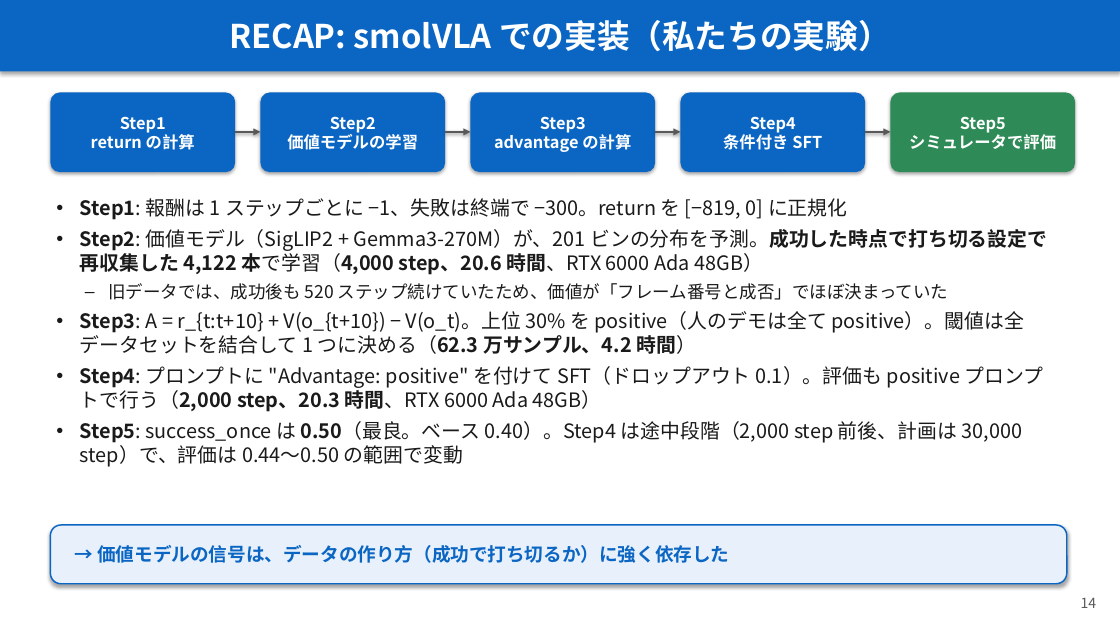
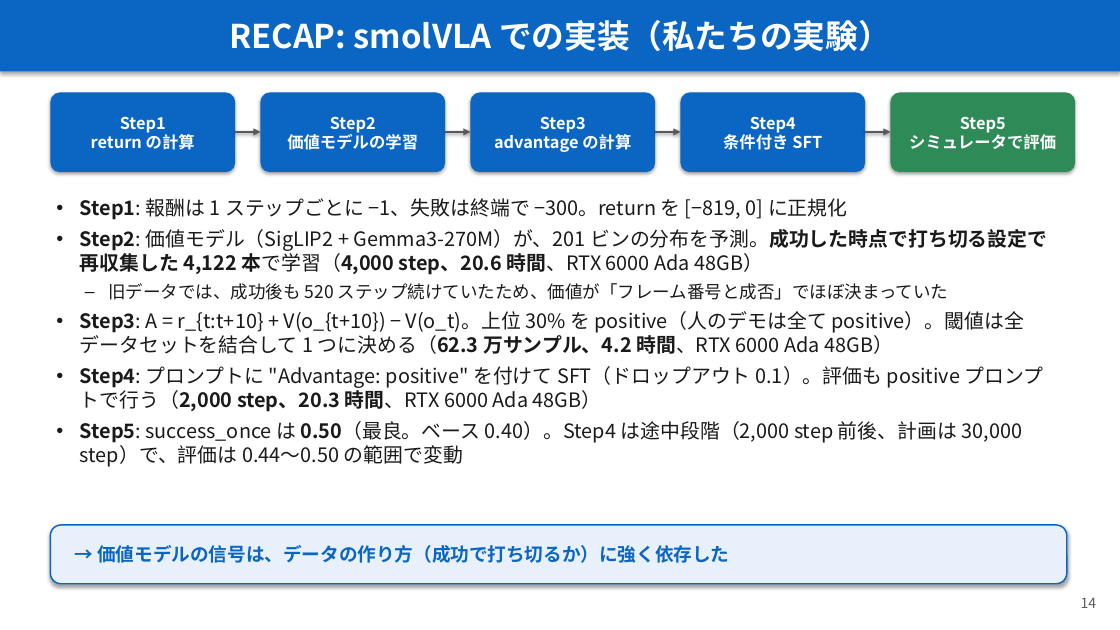
Before and after one commit to Junhand/libero_RL, a slide deck: slide 14 of docs/RECAP_STEAM_RLToken.pptx. Drawn at 1120x630 pixels with LibreOffice and Linux fonts; fonts in the diff are those of the drawing. Boxes give left, top, right and bottom in pixels: in the first picture for what was removed or moved away, otherwise in the second. Text is boxed around its words. In the diff, an @@ line names an element or a change of style, - is before the commit and + after.

```diff
--- a/docs/RECAP_STEAM_RLToken.pptx
+++ b/docs/RECAP_STEAM_RLToken.pptx
@@ text at <box>80,311,1024,354</box>: text changed @@
-• Step3: A = r_{t:t+10} + V(o_{t+10}) − V(o_t)。上位 30% を positive（人のデモは全て positive）。閾値は全データセットを結合して 1 つに決める（62.3 万サンプル、4.2 時間）
+• Step3: A = r_{t:t+10} + V(o_{t+10}) − V(o_t)。上位 30% を positive（人のデモは全て positive）。閾値は全データセットを結合して 1 つに決める（62.3 万サンプル、4.2 時間、RTX 6000 Ada 48GB）
```
Also in this commit, not shown: 8 other slides changed, 1 other file.
